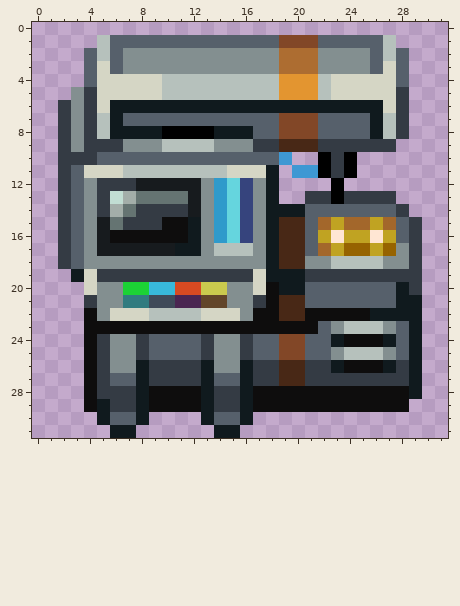
One commit to this pixel-art sprite: Resources/Textures/Structures/Machines/mixer.rsi/mixer_loaded.png. That is the earlier state.
The file is 32x32 pixels.
New version:
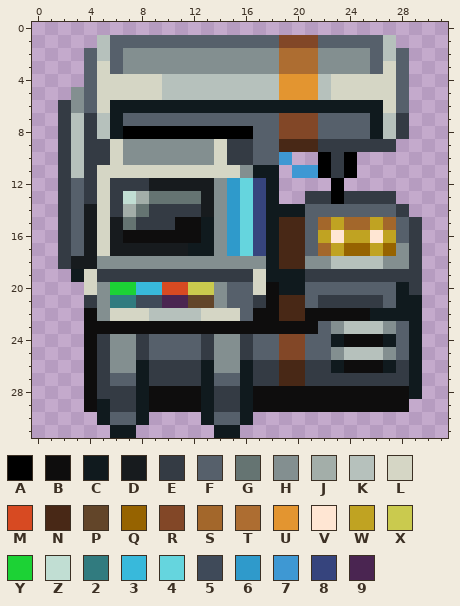
Palette (. is transparent): A #000000  B #0e0d0d  C #101a1e  D #171b1e  E #343b44  F #56606b  G #657472  H #838f90  J #a3aea9  K #b6c1bc  L #d5d6c5  M #d74a22  N #482816  P #624529  Q #966300  R #824727  S #a3672b  T #ad6d31  U #e39530  V #ffe6d3  W #c0a322  X #caca4e  Y #1cd235  Z #c1ded3  2 #317b7f  3 #38b9db  4 #65d5de  5 #3f4a59  6 #2f9acb  7 #3e98d3  8 #36447d  9 #4a2551
What changed:
The edit turns colour H into colour 2 in row 21 at x 6.
The edit turns colour Y into colour 3 in row 20 at x 8.
The edit turns colour 8 into colour 4 in rows 12 to 16 at x 16.
The edit turns colour K into colour 4 in row 17 at x 16.
The edit turns colour 2 into colour 5 in row 21 at x 8.
The edit turns colour 4 into colour 6 in rows 12 to 16 at x 15.
The edit turns colour K into colour 6 in row 17 at x 15.
The edit turns colour H into colour 8 in rows 12 to 17 at x 17.
The edit turns colour 5 into colour 9 in row 21 at x 10.
The edit turns colour C into colour A in row 8 at x 7 to 9 and 14 to 16.
The edit turns colour C into colour B in rows 15 to 16 at x 12.
The edit turns colour H into colour C in rows 15 to 17 at x 13.
The edit turns colour L into colour C in row 11 at x 17.
The edit turns colour B into colour D in row 16 at x 6.
The edit turns colour C into colour D in row 17 at x 11.
The edit turns colour F into colour D in row 18 at x 3.
The edit turns colour G into colour D in row 15 at x 6.
The edit turns colour H into colour D in rows 12 to 13 at x 13; in row 14 at x 4 and 13; in rows 15 to 18 at x 4.
The edit turns colour B into colour E in row 15 at x 10.
The edit turns colour D into colour E in row 12 at x 8; in row 14 at x 12.
The edit turns colour F into colour E in row 10 at x 5 and 15 to 16; in row 21 at x 22 to 26.
The edit turns colour H into colour E in row 9 at x 15 to 16; in rows 12 to 13 at x 4.
The edit turns colour J into colour E in row 14 at x 6.
The edit turns colour L into colour E in row 11 at x 4.
The edit turns colour Z into colour E in row 13 at x 6.
The edit turns colour E into colour F in rows 5 to 6 at x 4 and 28; in row 9 at x 17 to 18.
The edit turns colour H into colour F in rows 20 to 21 at x 15 to 16; in row 22 at x 16.
The edit turns colour D into colour G in row 13 at x 12.
The edit turns colour E into colour G in row 14 at x 8; in row 15 at x 7.
The edit turns colour 6 into colour H in rows 12 to 16 at x 14.
The edit turns colour F into colour H in row 10 at x 7 to 13.
The edit turns colour K into colour H in row 9 at x 10 to 13; in row 17 at x 14.
The edit turns colour L into colour H in row 11 at x 16.
The edit turns colour P into colour H in row 21 at x 14.
The edit turns colour X into colour H in row 20 at x 14.
The edit turns colour G into colour J in row 13 at x 8; in row 14 at x 7.
The edit turns colour E into colour K in row 10 at x 3.
The edit turns colour F into colour K in row 11 at x 3.
The edit turns colour H into colour K in rows 7 to 9 at x 3.
The edit turns colour D into colour L in rows 15 to 17 at x 5.
The edit turns colour E into colour L in row 9 at x 6; in rows 12 to 14 at x 5.
The edit turns colour F into colour L in row 10 at x 6 and 14.
The edit turns colour H into colour L in row 9 at x 14.
The edit turns colour K into colour L in row 11 at x 7 to 14.
The edit turns colour 3 into colour M in row 20 at x 10.
The edit turns colour 9 into colour P in row 21 at x 12.
The edit turns colour M into colour X in row 20 at x 12.
The edit turns colour H into colour Y in row 20 at x 6.
The edit turns colour J into colour Z in row 13 at x 7.
Where, in picture pixels (left, top, right, bottom), the same in both pictures:
changed: (71, 87, 279, 321)
changed: (396, 87, 409, 113)
changed: (318, 295, 383, 308)
